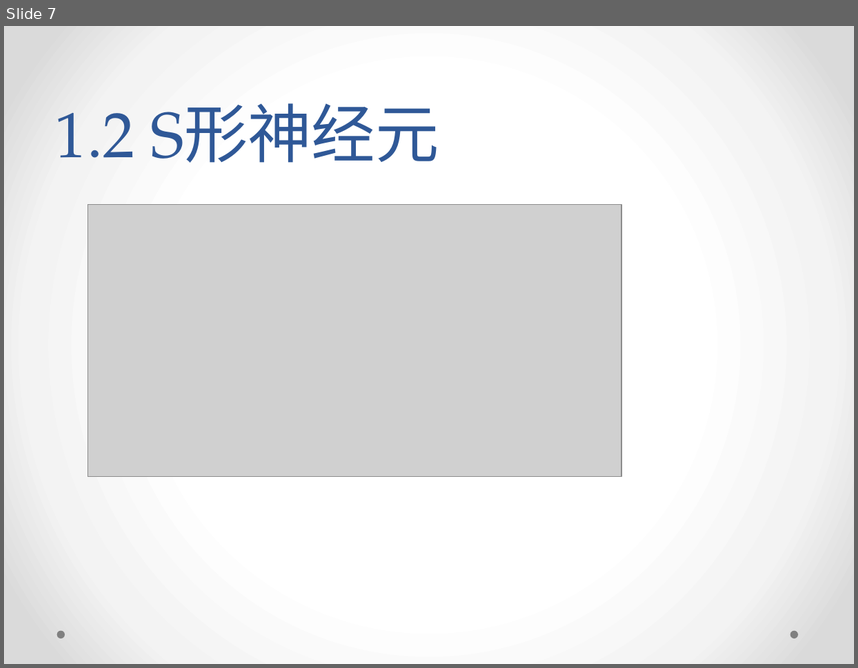
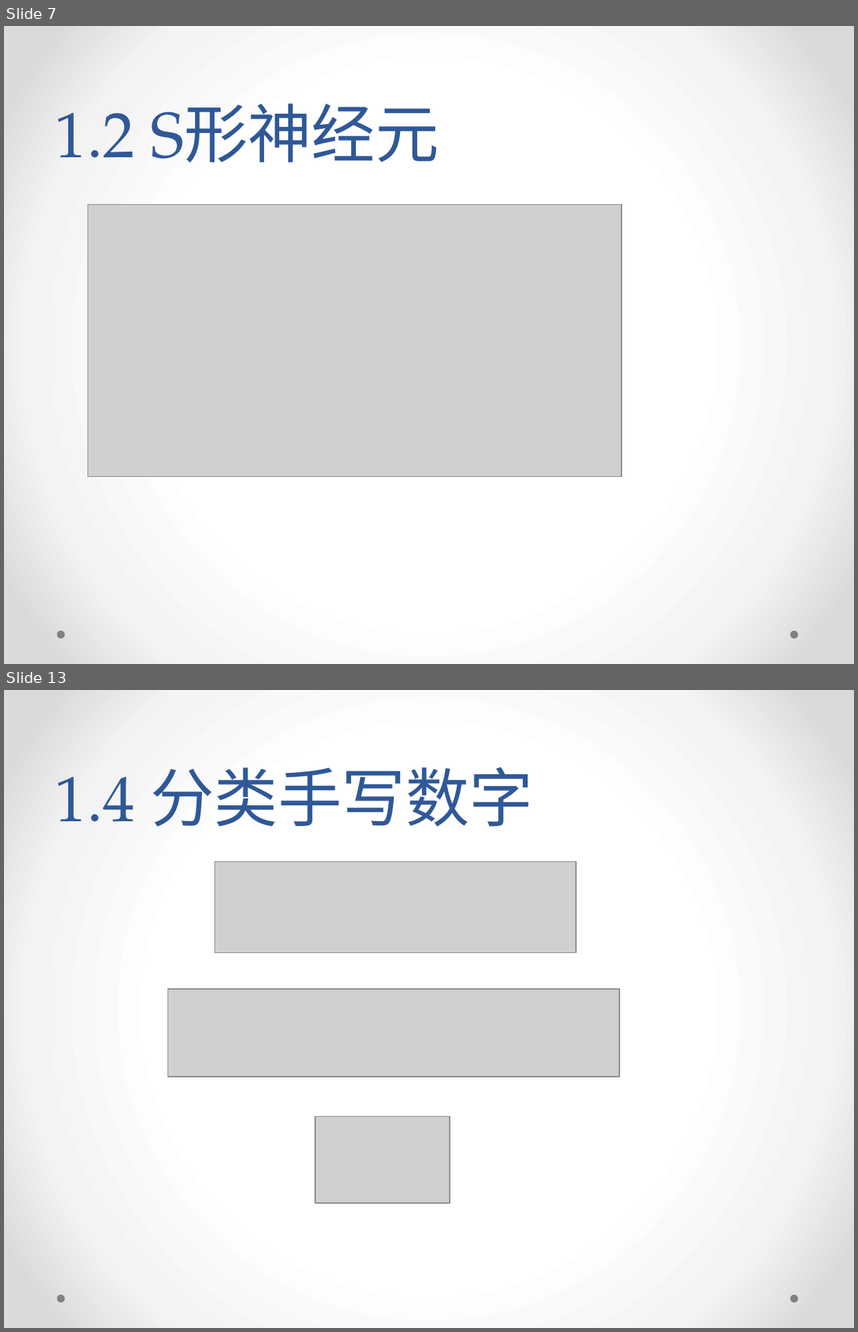
Before and after one commit to yish0000/neuralnetwork, a slide deck: 深度学习数学原理初探.pptx. Shown one above the other, each under a label of ours: slide 7 before the commit, slides 7 and 13 after it; the slides between them are not shown. The pictures are 858x668 and 858x1332 pixels, drawn with LibreOffice and Linux fonts; fonts in the diff are those of the drawing; grey boxes stand for pictures; background and template pictures are left out. Boxes give left, top, right and bottom in pixels: in the first picture for what was removed or moved away, otherwise in the second. Text is boxed around its words. In the diff, an @@ line names an element or a change of style, - is before the commit and + after.

```diff
--- a/深度学习数学原理初探.pptx
+++ b/深度学习数学原理初探.pptx
@@ slide 13 added at (4,690,854,1328), background gradient #FFFFFF to #F4F4F4 to #DADADA; not listed: 2 template elements that a slide beside it also shows @@
@@ title added at (55,767,533,827), 54 pt, text #2F5897 @@
+1.4 分类手写数字
@@ picture added at (215,862,576,953) @@
@@ picture added at (168,988,619,1076) @@
@@ picture added at (315,1116,450,1203) @@
```
Also in this commit, not shown: 12 other slides added.
